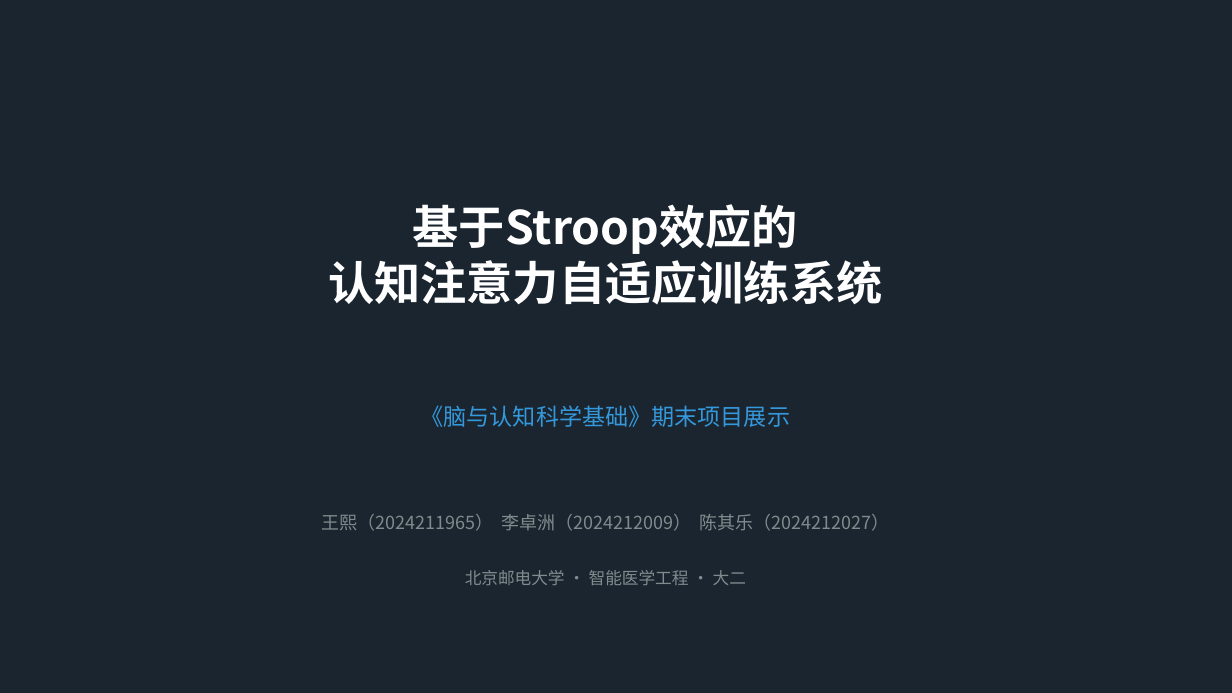
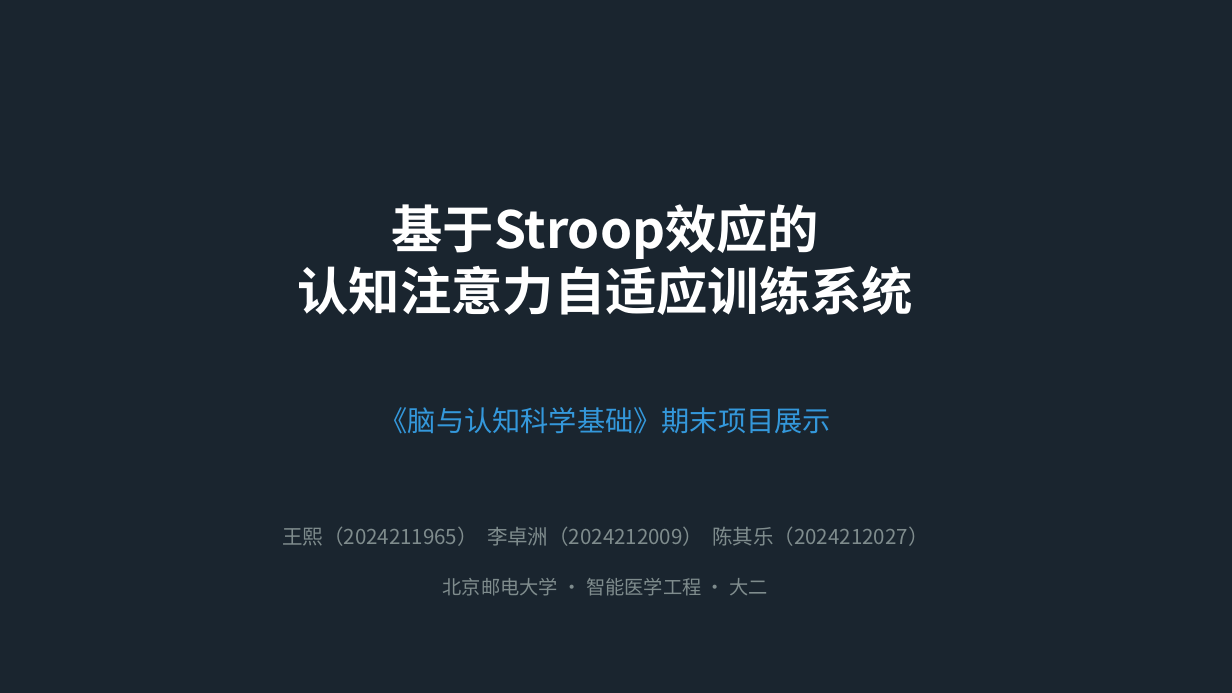
Before and after one commit to wangxi886/stroop-attention-trainer, a slide deck: slide 1 of Stroop自适应训练系统-期末汇报.pptx. Drawn at 1232x693 pixels with LibreOffice and Linux fonts; fonts in the diff are those of the drawing. Boxes give left, top, right and bottom in pixels: in the first picture for what was removed or moved away, otherwise in the second. Text is boxed around its words. In the diff, an @@ line names an element or a change of style, - is before the commit and + after.

```diff
--- a/Stroop自适应训练系统-期末汇报.pptx
+++ b/Stroop自适应训练系统-期末汇报.pptx
@@ text "基于Stroop效应的": place and size @@
-text "基于Stroop效应的" at <box>328,204,883,304</box>
+text "基于Stroop效应的" at <box>298,204,914,315</box>
@@ text "基于Stroop效应的" at <box>298,204,914,315</box>: size 36 to 40 pt @@
@@ text "《脑与认知科学基础》期末项目展示" at <box>380,407,831,434</box>: size 18 to 22 pt @@
@@ text "王熙（2024211965） 李卓洲（2024212009） 陈其乐（2024212027）": place and size @@
-text "王熙（2024211965） 李卓洲（2024212009） 陈其乐（2024212027）" at <box>321,514,889,531</box>
+text "王熙（2024211965） 李卓洲（2024212009） 陈其乐（2024212027）" at <box>282,527,928,546</box>
@@ text "王熙（2024211965） 李卓洲（2024212009） 陈其乐（2024212027）" at <box>282,527,928,546</box>: size 14 to 16 pt @@
@@ text "北京邮电大学 · 智能医学工程 · 大二": place and size @@
-text "北京邮电大学 · 智能医学工程 · 大二" at <box>465,570,746,585</box>
+text "北京邮电大学 · 智能医学工程 · 大二" at <box>443,578,768,596</box>
@@ text "北京邮电大学 · 智能医学工程 · 大二" at <box>443,578,768,596</box>: size 13 to 15 pt @@
```
Also in this commit, not shown: 11 other slides changed.
